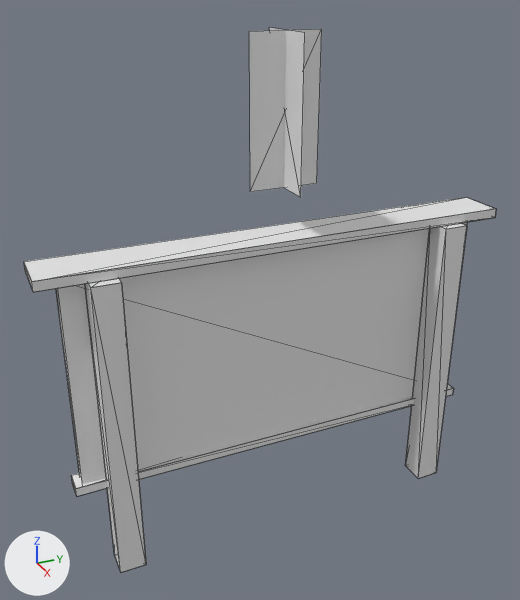
Before and after pictures for a commit that changed the Blender file Art/Meshy/NoticeBoard/Export/NoticeBoard.blend.
Rendered twice from a 50 mm lens placed at (4.91, -2.42, 4.58), pointed at (-0.07, -0.17, 2.09). The lights are fixed; the arrows at lower left show +X, +Y and +Z. The picture after the commit comes second. Mesh edges are drawn as thin lines. Materials are left out; every surface is plain grey.

Names of what the first picture shows: 'SM_DC_NoticeBoard'.
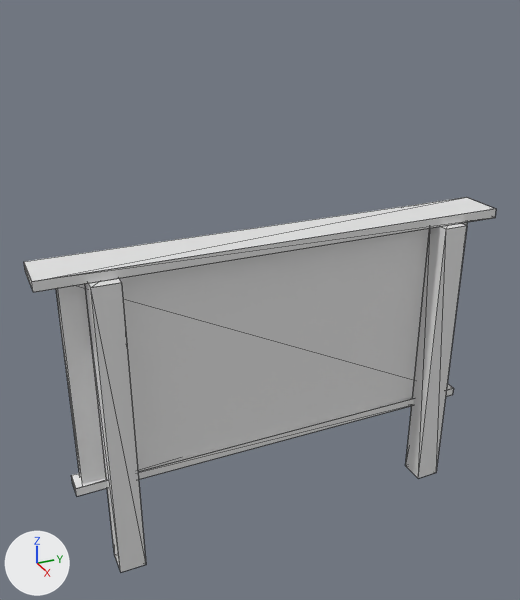
Changed parts and their boxes (x1, y1, x2, y2) in the pictures (520 x 600 px):
'SM_DC_NoticeBoard', reshaped (31% shorter)
    before: (24, 28, 496, 572)
    after: (24, 197, 496, 572)
part 1 of me_sm_dc_noticeboard, deleted
    before: (269, 28, 305, 197)
part 2 of me_sm_dc_noticeboard, deleted
    before: (249, 29, 322, 192)

The change in detail:
me_sm_dc_noticeboard is used by ob_sm_dc_noticeboard; location (0.0, 0.0, 0.0).
me_sm_dc_noticeboard had 132 vertices, 66 faces and spanned x -0.29..0.29, y -1.98..1.98, z 0.0..4.2.
me_sm_dc_noticeboard now has 124 vertices, 62 faces and spans x -0.2..0.28, y -1.98..1.98, z 0.0..2.68.
me_sm_dc_noticeboard part 1: the loose piece of 4 vertices spanning x -0.29..0.29, y 0.0, z 3.05..4.2 is deleted.
me_sm_dc_noticeboard part 2: the loose piece of 4 vertices spanning x 0.0, y -0.29..0.29, z 3.05..4.2 is deleted.
